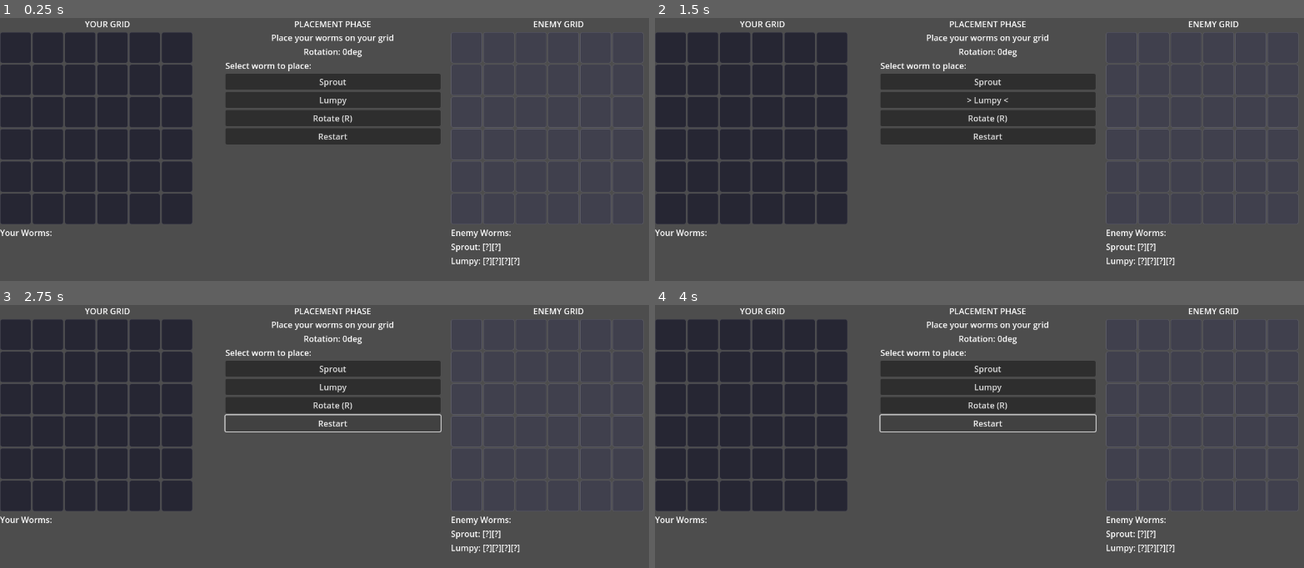
Above: before the commit, frames 1-4 (two rows, left to right).
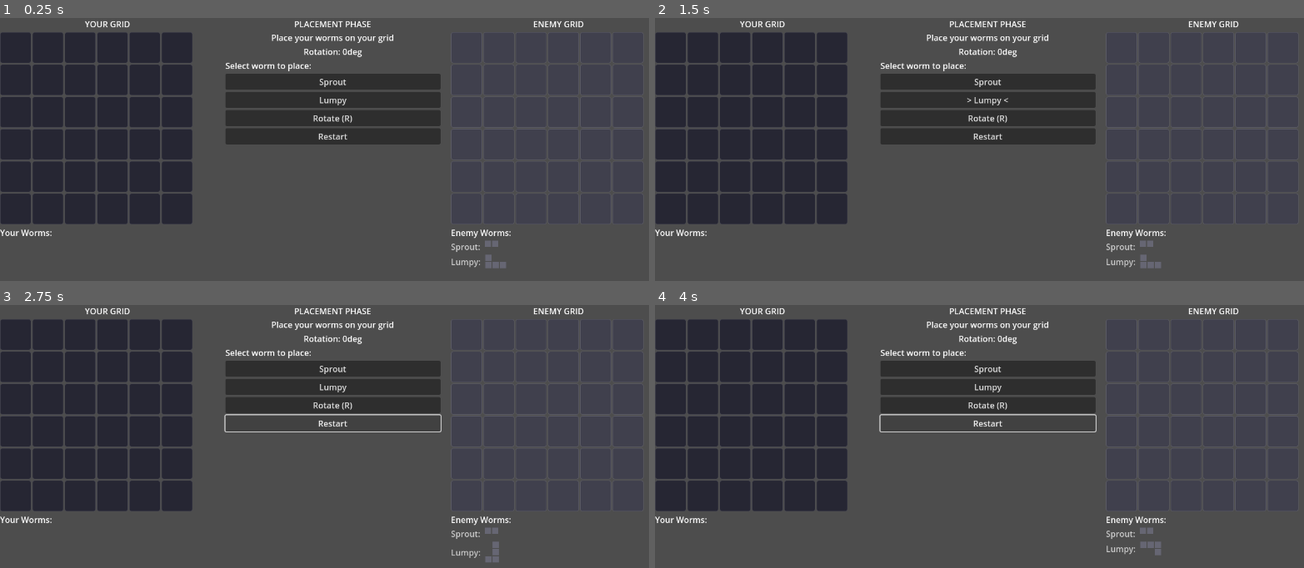
Above: after the commit, the same moments.

Repository: gdg-gdg/goldworm
Game: Godot game, scene res://Main.tscn
Two runs of this game, one before a commit and one after it. Both use one fixed random seed, a clock stepped at 60 frames per second and the inputs below.
Inputs:
- Up to frame 1 (0.25 s): no input
- Up to frame 2 (1.5 s): click "Sprout" at 0.5 s; click "Lumpy" at 1.25 s
- Up to frame 3 (2.75 s): click "Restart" at 2 s
- Up to frame 4 (4 s): click "Restart" at 2.75 s; click "Restart" at 3.5 s

The runs differ from the first frame. In frame 1, 0.3% of the frame differs, in the area x 69-81%, y 84-96%; in frame 2, 0.3%; in frame 3, 0.4%, in the area x 69-81%, y 84-98%; in frame 4, 0.3%.

Commit message:
Add visual worm shapes, random CPU placement, slower animations
- Randomize CPU worm placement with random rotations
- Display worms as visual dot grids in side panels showing actual shape
- Worm visuals show hit/end segments with color coding
- Slow down case opening animation (2s -> 3.5s)
- Slow down enemy turn for more impact:
  - Pause after showing pattern name
  - More scan positions with progressive slowdown
  - "Targeting..." text during scan
  - Longer pause before strike
  - Slower impact flash animations

Diff:
--- a/GameState.gd
+++ b/GameState.gd
@@ -55,10 +55,18 @@
 	state_changed.emit()
 
 func _cpu_place_worms() -> void:
-	var sprout_instance := _create_worm_instance("Sprout", Vector2i(0, 0), 0)
-	cpu_board["worms"].append(sprout_instance)
-	var lumpy_instance := _create_worm_instance("Lumpy", Vector2i(3, 2), 90)
-	cpu_board["worms"].append(lumpy_instance)
+	# Place worms randomly
+	for worm_name in ["Sprout", "Lumpy"]:
+		var placed := false
+		var attempts := 0
+		while not placed and attempts < 100:
+			var origin := Vector2i(randi() % GRID_SIZE, randi() % GRID_SIZE)
+			var rotation: int = [0, 90, 180, 270][randi() % 4]
+			if validate_worm_placement(cpu_board, worm_name, origin, rotation):
+				var instance := _create_worm_instance(worm_name, origin, rotation)
+				cpu_board["worms"].append(instance)
+				placed = true
+			attempts += 1
 
 func _create_worm_instance(worm_name: String, origin: Vector2i, rotation: int) -> Dictionary:
 	var worm_def = WORM_DEFS[worm_name]
--- a/Main.gd
+++ b/Main.gd
@@ -588,6 +588,9 @@
 	roll_label.add_theme_color_override("font_color", Color(1.0, 0.4, 0.3))
 	incoming_label.text = "Enemy using: " + pattern["name"]
 
+	# Pause to let player see the pattern
+	await get_tree().create_timer(0.8).timeout
+
 	# AI chooses strike
 	var worm_shapes := GameState.get_worm_shapes_for_ai()
 	var revealed: Dictionary = GameState.player_board["revealed"]
@@ -603,7 +606,7 @@
 	# Show final target
 	incoming_label.text = "INCOMING!"
 	_highlight_strike_preview(anchor, player_cells)
-	await get_tree().create_timer(0.3).timeout
+	await get_tree().create_timer(0.6).timeout
 
 	# Apply strike
 	var impacts: Array = GameState.apply_strike(GameState.Owner.CPU, anchor)
@@ -629,19 +632,23 @@
 	# Scan across grid with fake targets before landing on real one
 	var scan_positions: Array = []
 
-	# Generate 4-6 random positions to "consider"
-	var num_scans := randi_range(4, 6)
+	# Generate 5-8 random positions to "consider"
+	var num_scans := randi_range(5, 8)
 	for i in range(num_scans):
 		scan_positions.append(Vector2i(randi() % GRID_SIZE, randi() % GRID_SIZE))
 
-	# Scan through fake positions
+	incoming_label.text = "Targeting..."
+
+	# Scan through fake positions with increasing delay
+	var scan_delay := 0.15
 	for pos in scan_positions:
 		_highlight_strike_preview(pos, player_cells)
-		await get_tree().create_timer(0.12).timeout
+		await get_tree().create_timer(scan_delay).timeout
 		_update_player_grid()  # Reset to normal
-
-	# Brief pause before final target
-	await get_tree().create_timer(0.1).timeout
+		scan_delay += 0.03  # Slow down as we get closer
+
+	# Pause before final target
+	await get_tree().create_timer(0.25).timeout
 
 func _play_roll_animation() -> void:
 	# First, show pool selection
@@ -677,8 +684,8 @@
 	var start_x := 200.0
 	case_strip.position.x = start_x
 
-	# Animate over 2 seconds with easing
-	var duration := 2.0
+	# Animate over 3.5 seconds with easing
+	var duration := 3.5
 	var elapsed := 0.0
 	var tick := 0.016  # ~60fps
 
@@ -809,7 +816,7 @@
 
 		# Flash white
 		_style_cell(cell, Color.WHITE, "")
-		await get_tree().create_timer(0.08).timeout
+		await get_tree().create_timer(0.12).timeout
 
 		# Show result
 		var color: Color
@@ -830,7 +837,7 @@
 				text = ""
 
 		_style_cell(cell, color, text)
-		await get_tree().create_timer(0.12).timeout
+		await get_tree().create_timer(0.18).timeout
 
 	_update_worm_panels()
 
@@ -893,24 +900,83 @@
 		child.queue_free()
 
 	for worm in board["worms"]:
-		var lbl := Label.new()
-		var segments := ""
-		for i in range(worm["cells"].size()):
-			var cell: Vector2i = worm["cells"][i]
-			var is_end: bool = cell in worm["end_cells"]
-			var is_hit: bool = worm["hit_set"].has(cell)
-
-			if show_all or is_hit:
-				if is_hit:
-					segments += "[X]"
-				else:
-					segments += "[O]"
+		var row := HBoxContainer.new()
+		row.add_theme_constant_override("separation", 8)
+		panel.add_child(row)
+
+		# Worm name
+		var name_label := Label.new()
+		var destroyed: bool = worm.get("destroyed", false)
+		name_label.text = worm["name"] + ":"
+		name_label.custom_minimum_size.x = 55
+		if destroyed:
+			name_label.add_theme_color_override("font_color", Color(0.5, 0.3, 0.3))
+		else:
+			name_label.add_theme_color_override("font_color", Color(0.8, 0.8, 0.8))
+		row.add_child(name_label)
+
+		# Visual worm shape
+		var shape_container := _create_worm_visual(worm, show_all)
+		row.add_child(shape_container)
+
+		# Status
+		if destroyed:
+			var status := Label.new()
+			status.text = "SUNK"
+			status.add_theme_font_size_override("font_size", 11)
+			status.add_theme_color_override("font_color", Color(0.8, 0.3, 0.3))
+			row.add_child(status)
+
+func _create_worm_visual(worm: Dictionary, show_all: bool) -> Control:
+	var container := Control.new()
+	var cells: Array = worm["cells"]
+	var end_cells: Array = worm["end_cells"]
+	var hit_set: Dictionary = worm["hit_set"]
+	var destroyed: bool = worm.get("destroyed", false)
+
+	# Find bounds of the worm
+	var min_x := 999
+	var max_x := -999
+	var min_y := 999
+	var max_y := -999
+	for cell in cells:
+		min_x = mini(min_x, cell.x)
+		max_x = maxi(max_x, cell.x)
+		min_y = mini(min_y, cell.y)
+		max_y = maxi(max_y, cell.y)
+
+	var dot_size := 12.0
+	var spacing := 2.0
+	var width := max_x - min_x + 1
+	var height := max_y - min_y + 1
+
+	container.custom_minimum_size = Vector2(width * (dot_size + spacing), height * (dot_size + spacing))
+
+	for cell in cells:
+		var is_end: bool = cell in end_cells
+		var is_hit: bool = hit_set.has(cell)
+
+		var dot := ColorRect.new()
+		dot.custom_minimum_size = Vector2(dot_size, dot_size)
+		dot.position = Vector2(
+			(cell.x - min_x) * (dot_size + spacing),
+			(cell.y - min_y) * (dot_size + spacing)
+		)
+
+		# Color based on state
+		if is_hit:
+			dot.color = COLOR_HIT_END if is_end else COLOR_HIT
+		elif show_all:
+			if destroyed:
+				dot.color = Color(0.3, 0.3, 0.3)
 			else:
-				segments += "[?]"
-
-		var destroyed_text := " (DESTROYED)" if worm.get("destroyed", false) else ""
-		lbl.text = worm["name"] + ": " + segments + destroyed_text
-		panel.add_child(lbl)
+				dot.color = COLOR_WORM_END if is_end else COLOR_WORM
+		else:
+			dot.color = Color(0.4, 0.4, 0.45)  # Unknown/fog
+
+		container.add_child(dot)
+
+	return container
 
 func _update_buttons() -> void:
 	start_button.visible = GameState.phase == GameState.Phase.PLACEMENT and GameState.worms_to_place.is_empty()
